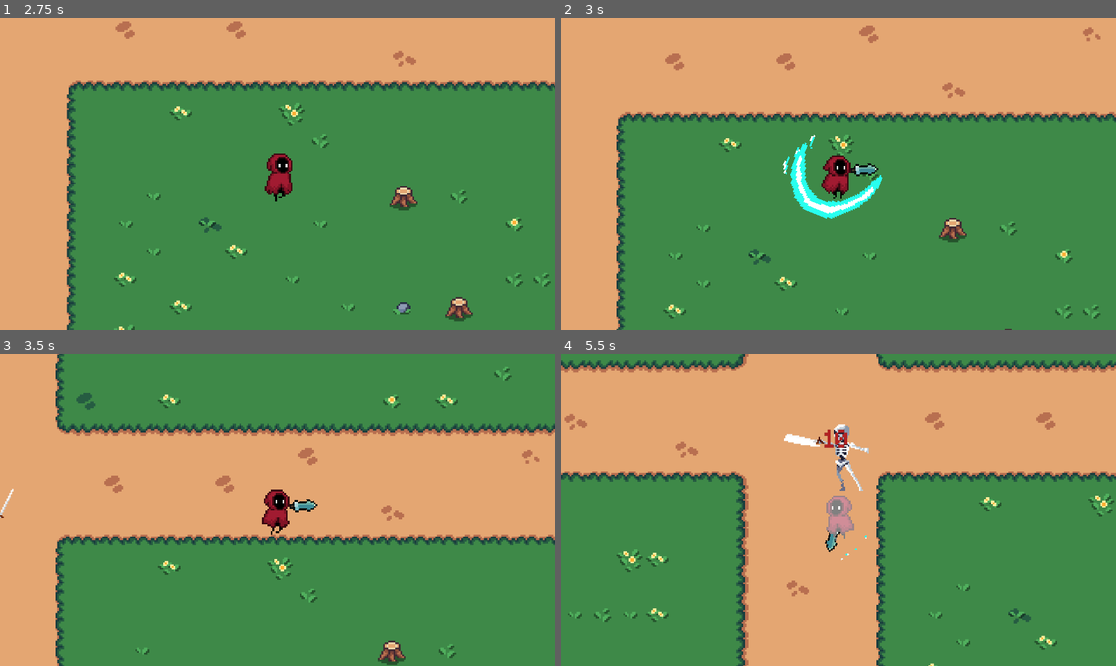
Above: before the commit, frames 1-4 (two rows, left to right).
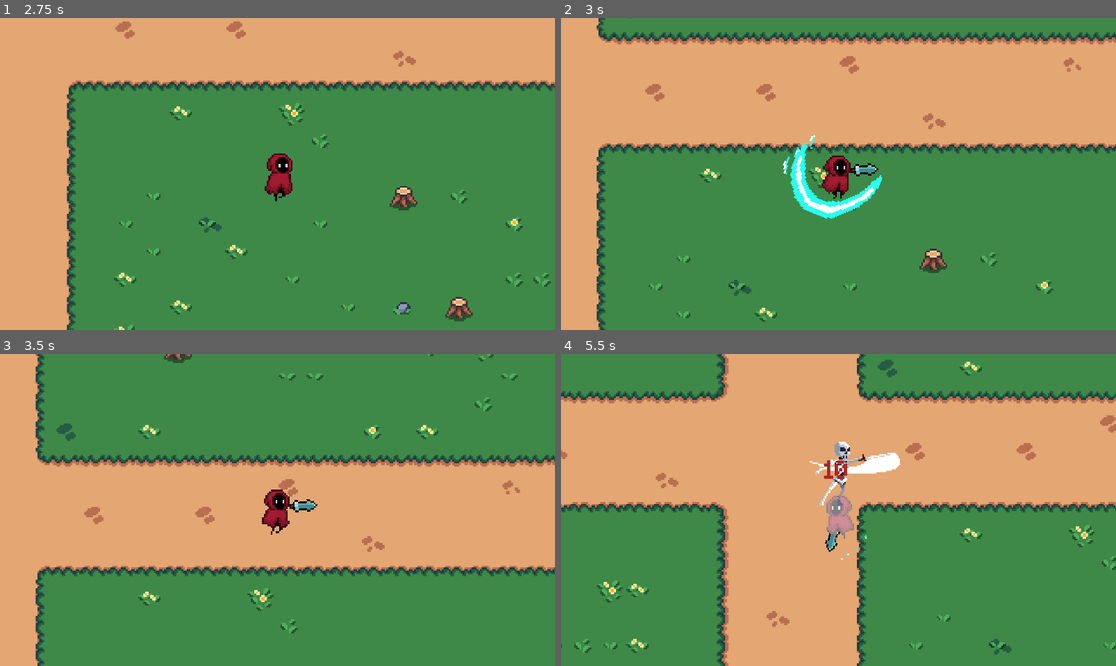
Above: after the commit, the same moments.

Repository: Jerga99/godot-2d-game-course
Game: Godot game, scene res://scenes/play_scene.tscn
Two runs of this game, one before a commit and one after it. Both use one fixed random seed, a clock stepped at 60 frames per second and the inputs below.
Inputs (mouse positions are in pixels of both pictures, inside the frame that each line leads up to):
- Up to frame 1 (2.75 s): move the mouse to (399, 158) at 0.52 s; hold D (right) 0.53-1.28 s; tap 1 (ability_1) at 0.6 s; move the mouse to (166, 189) at 1.27 s; hold S (down) 1.28-2.03 s; tap 2 (ability_2) at 1.35 s; move the mouse to (333, 105) at 2.02 s; hold D (right) from 2.03 s (still down); tap 3 (ability_3) at 2.1 s
- Up to frame 2 (3 s): move the mouse to (810, 236) at 2.77 s; release D (right) at 2.78 s; hold W (up) from 2.78 s (still down); tap 1 (ability_1) at 2.85 s
- Up to frame 3 (3.5 s): keep holding W (up)
- Up to frame 4 (5.5 s): move the mouse to (1005, 556) at 3.52 s; release W (up) at 3.53 s; hold A (left) 3.53-5.03 s; tap 2 (ability_2) at 3.6 s; move the mouse to (672, 463) at 4.27 s; tap 3 (ability_3) at 4.35 s; move the mouse to (866, 510) at 5.02 s; hold S (down) from 5.03 s (still down); tap 1 (ability_1) at 5.1 s

Frame 1 is identical in both runs. In frame 2, 23% of the frame differs, in the area x 6-100%, y 0-100%; in frame 3, 27%; in frame 4, 28%, in the area x 0-100%, y 0-100%.

Commit message:
Push back attack

Diff:
--- a/scenes/ability/slash_ability.tscn
+++ b/scenes/ability/slash_ability.tscn
@@ -3,7 +3,7 @@
 [ext_resource type="Script" uid="uid://d4bdrosfafb2i" path="res://scripts/ability/core/ability.gd" id="1_wqbl1"]
 [ext_resource type="Script" uid="uid://cm7em3ljx2ckn" path="res://scripts/ability/component/ability_spawn_manifest.gd" id="2_6scyu"]
 [ext_resource type="PackedScene" uid="uid://4pyr8i3tu5v3" path="res://scenes/ability/slash_ability_manifest.tscn" id="3_jabok"]
-[ext_resource type="Script" uid="uid://eej08vdcijx7" path="res://scripts/ability/core/ability_component.gd" id="4_ny4m0"]
+[ext_resource type="Script" uid="uid://c8htvbdy2nj8o" path="res://scripts/ability/component/ability_push_back.gd" id="4_wqbl1"]
 
 [node name="SlashAbility" type="Node"]
 script = ExtResource("1_wqbl1")
@@ -15,4 +15,6 @@
 set_as_child = true
 
 [node name="Pushback" type="Node" parent="."]
-script = ExtResource("4_ny4m0")
+script = ExtResource("4_wqbl1")
+duration = 0.1
+frequency = 2
--- /dev/null
+++ b/scripts/ability/component/ability_push_back.gd
@@ -0,0 +1,24 @@
+class_name AbilityPushBack
+extends AbilityComponent
+
+@export var push_back_distance = 30
+@export var duration = 1.0
+@export var frequency = 3
+
+var push_back_counter = 0
+
+func _activate(context: AbilityContext):
+	push_back_counter += 1
+
+	if push_back_counter == frequency:
+		push_back_counter = 0
+		var caster = context.caster
+		var caster_pos = caster.position
+		var mouse_pos = get_window().get_camera_2d().get_global_mouse_position()
+
+		var push_dir = (caster_pos - mouse_pos).normalized()
+		var target_pos = caster_pos + push_dir * push_back_distance
+
+		var tween = create_tween()
+		tween.tween_property(caster, "position", target_pos, duration)
+		tween.set_ease(Tween.EASE_OUT)
Not shown, added: scripts/ability/component/ability_push_back.gd.uid
